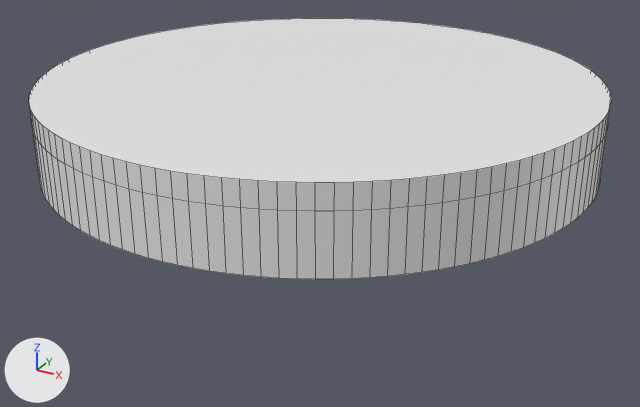
Renders of the Blender file blender/spacer.blend from each side of a commit.
Rendered twice from a 50 mm lens placed at (0.0374, -0.068, 0.0236), pointed at (0.0007, -0.0013, -0.0098). Every picture has the same lights, and +X, +Y and +Z are marked at lower left. Mesh edges are drawn as thin lines.
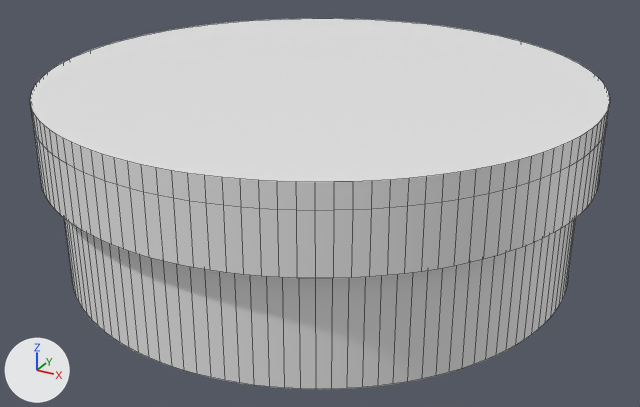
Where the change shows, as pixel boxes [x1, y1, x2, y2] in the pictures (640 x 407 px):
'Cylinder', rescaled
    before: [29, 18, 611, 211]
    after: [30, 18, 610, 211]
'Cylinder.004', shown
    after: [64, 218, 576, 389]
'Cylinder.001', rescaled, reshaped
    before: [33, 127, 608, 279]
    after: [34, 131, 606, 279]

The change, as a list of edits to the scene's bpy script:
```text
Change ob_cylinder:
    ob_cylinder.scale: (0.992, 0.992, 1.0) -> (0.988, 0.988, 1.0)
Change ob_cylinder_001:
    ob_cylinder_001.scale: (0.961, 0.961, 2.42) -> (0.957, 0.957, 2.42)
Change ob_cylinder_004:
    remove ob_cylinder_004.hide_set(True)
    ob_cylinder_004.scale: (2.1, 2.1, 1.0) -> (2.09, 2.09, 1.0)
```
